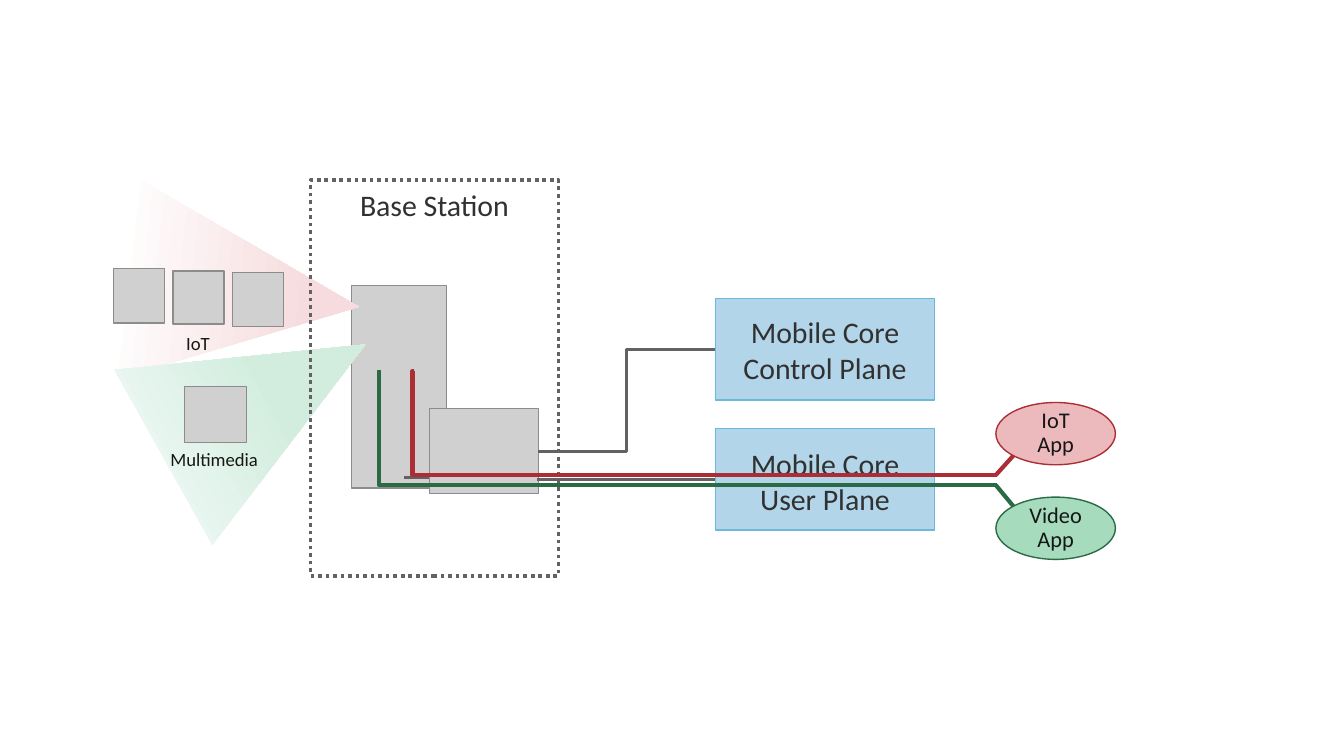
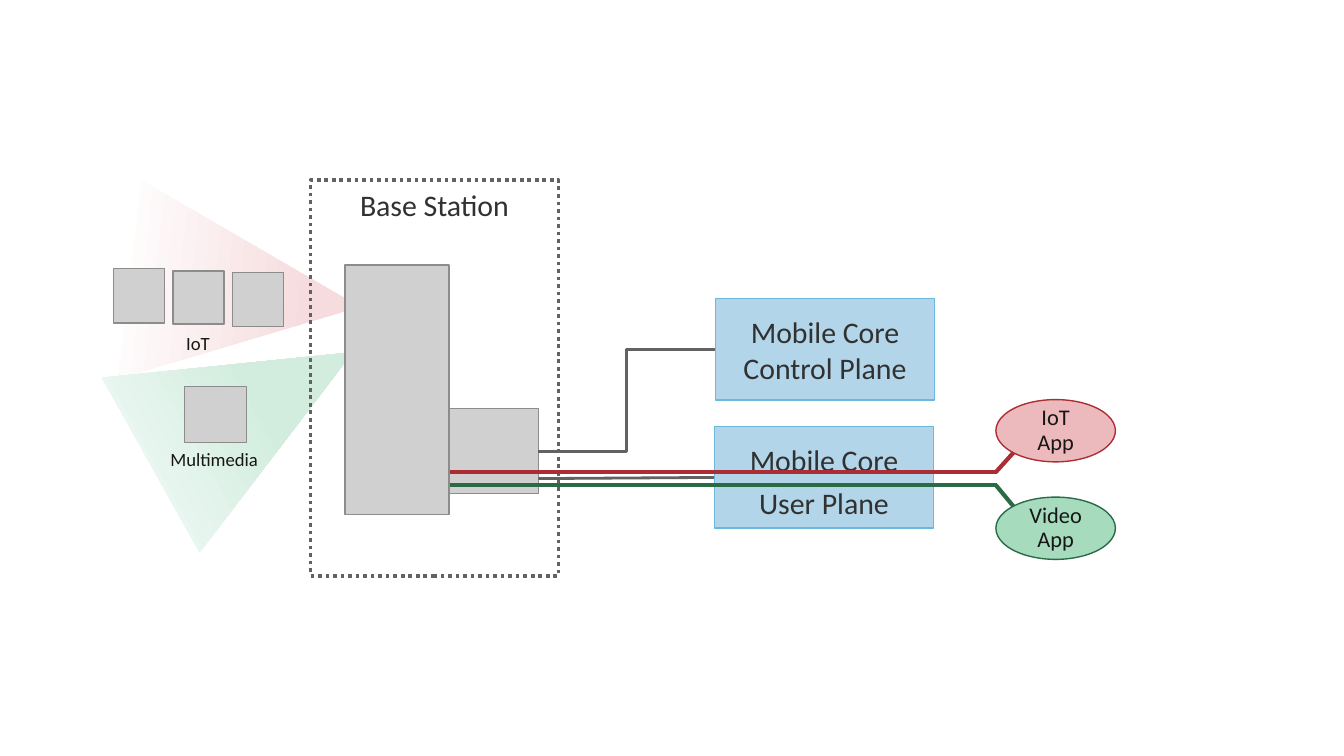
Before and after one commit to SystemsApproach/private5g, a slide deck: slide 4 of figures.pptx (slide 30 before the commit). Drawn at 1344x756 pixels with LibreOffice and Linux fonts; fonts in the diff are those of the drawing; grey boxes stand for pictures; background and template pictures are left out. Boxes give left, top, right and bottom in pixels: in the first picture for what was removed or moved away, otherwise in the second. Text is boxed around its words. In the diff, an @@ line names an element or a change of style, - is before the commit and + after.

```diff
--- a/figures.pptx
+++ b/figures.pptx
@@ triangle: place and size @@
-triangle at (114,257,414,544)
+triangle at (102,265,402,552)
@@ picture: place and size @@
-picture at (351,285,446,488)
+picture at (345,265,449,515)
@@ elbow line moved from (379, 370) - (997, 485) to (387, 367) - (997, 485) @@
@@ elbow line moved from (414, 371) - (997, 476) to (405, 363) - (997, 472) @@
@@ rectangle "Mobile Core" at (715,426,934,528): line spacing 1.1 to 1.2; line spacing 1 to 1.2 @@
@@ line removed from (435, 477) to (405, 477) @@
@@ line moved from (996, 476) - (1013, 456) to (996, 472) - (1013, 453) @@
```
Also in this commit, not shown: 15 other slides changed, 13 slides removed, 46 other files.
